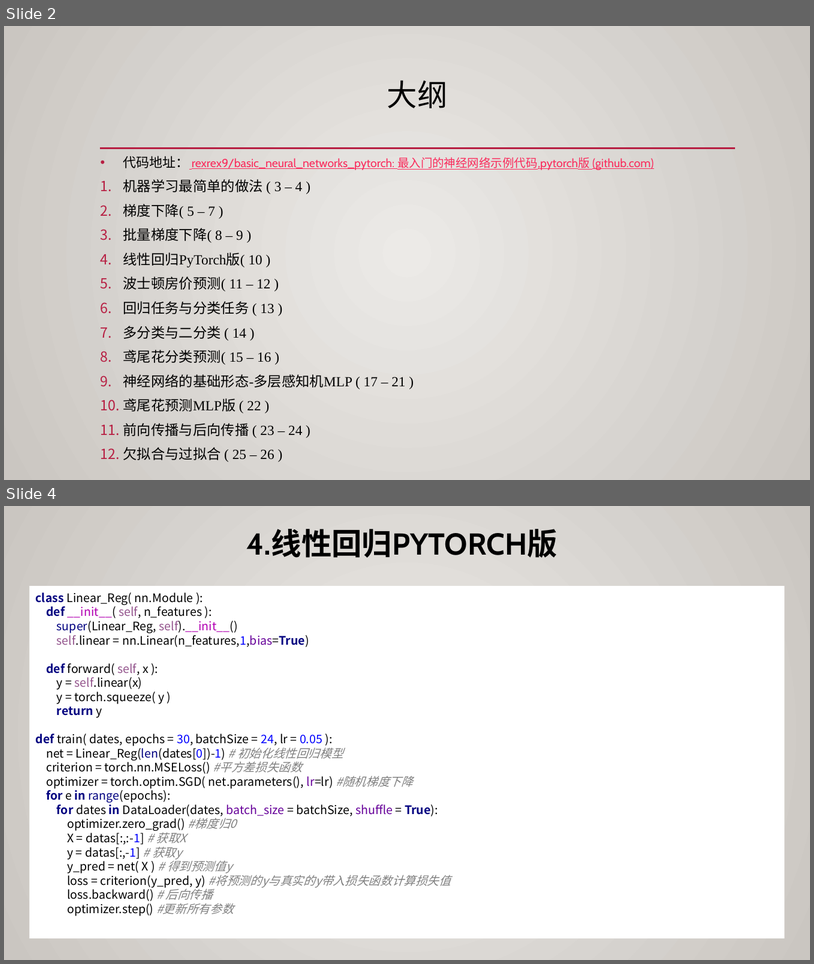
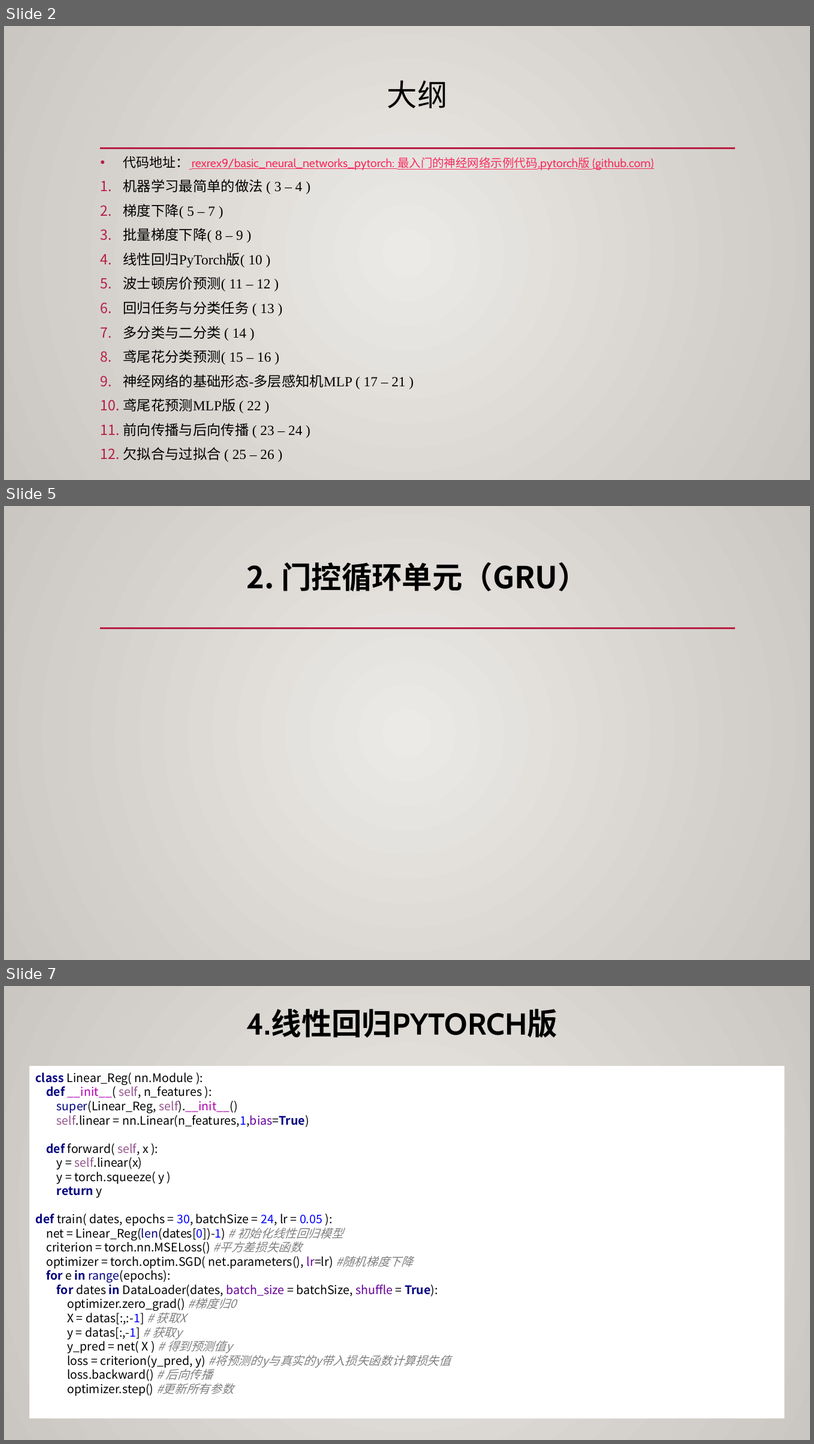
Before and after one commit to rexrex9/basic_neural_networks_pytorch, a slide deck: chapter2_rnn/真-极度易懂的RNN,LSTM,GRU.pptx. Shown one above the other, each under a label of ours: slides 2 and 4 before the commit, slides 2, 5 and 7 after it; the slides between them are not shown. The pictures are 814x964 and 814x1444 pixels, drawn with LibreOffice and Linux fonts; fonts in the diff are those of the drawing; grey boxes stand for pictures. Boxes give left, top, right and bottom in pixels: in the first picture for what was removed or moved away, otherwise in the second. Text is boxed around its words. In the diff, an @@ line names an element or a change of style, - is before the commit and + after.

```diff
--- a/chapter2_rnn/真-极度易懂的RNN,LSTM,GRU.pptx
+++ b/chapter2_rnn/真-极度易懂的RNN,LSTM,GRU.pptx
@@ slide 5 added at [4, 506, 810, 960], background gradient #ECEAE7 to #CAC7C1; not listed: 1 template element that a slide beside it also shows @@
@@ title added at [247, 562, 588, 591], 36 pt, text #000000, bold @@
+2. 门控循环单元（GRU）
@@ what was slide 4 is now slide 7 @@
```
Also in this commit, not shown: 1 slide changed, 2 other slides added, 6 other files.
